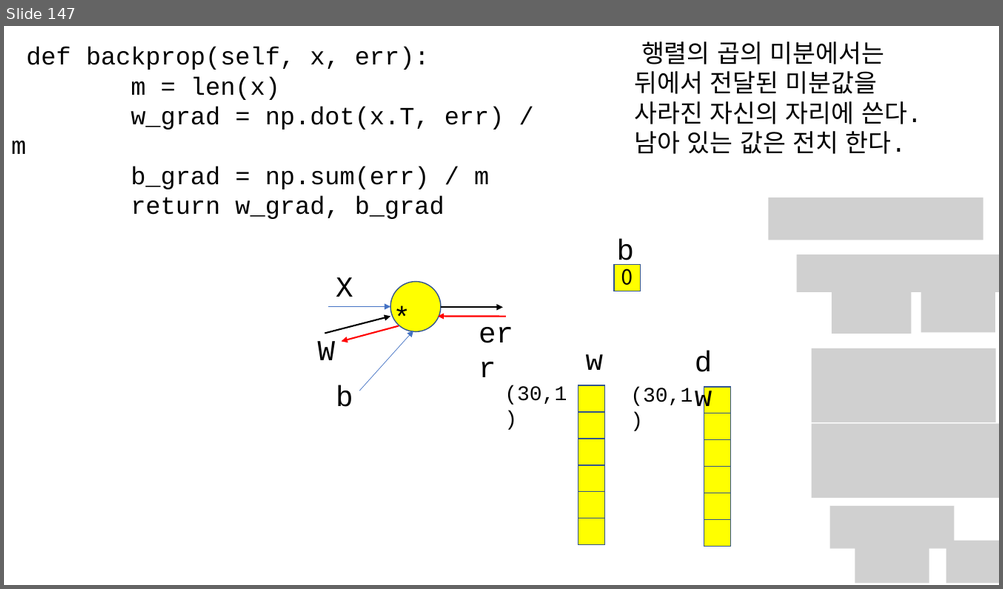
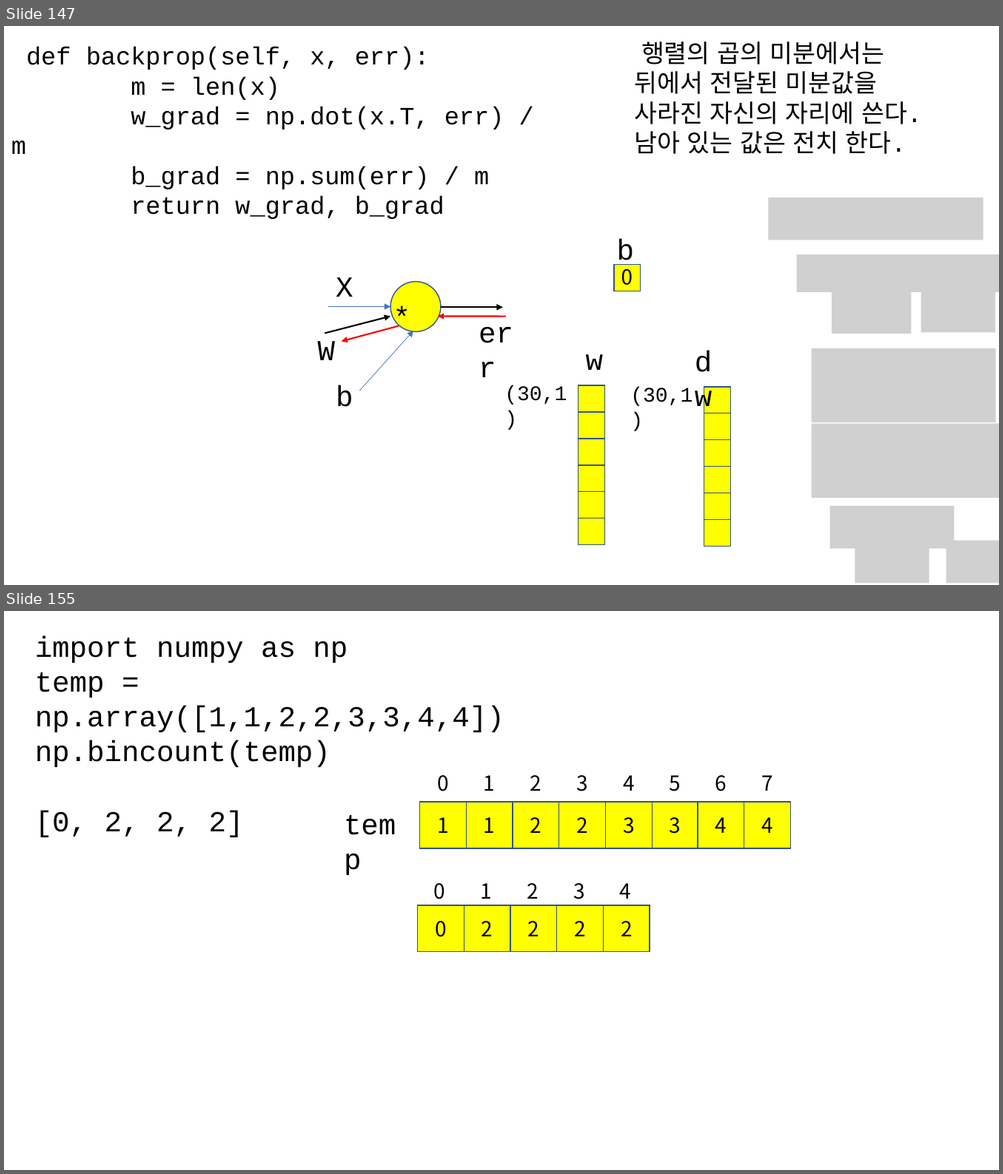
Before and after one commit to kjungmo/SBA2020_dataScience, a slide deck: 데이터분석.pptx. Shown one above the other, each under a label of ours: slide 147 before the commit, slides 147 and 155 after it; the slides between them are not shown. The pictures are 1003x589 and 1003x1174 pixels, drawn with LibreOffice and Linux fonts; fonts in the diff are those of the drawing; grey boxes stand for pictures; background and template pictures are left out. Boxes give left, top, right and bottom in pixels: in the first picture for what was removed or moved away, otherwise in the second. Text is boxed around its words. In the diff, an @@ line names an element or a change of style, - is before the commit and + after.

```diff
--- a/데이터분석.pptx
+++ b/데이터분석.pptx
@@ slide 155 added at (4,611,999,1170), background #FFFFFF @@
@@ text added at (35,636,504,837), 28 pt, text #000000 @@
+import numpy as np
+temp = np.array([1,1,2,2,3,3,4,4])
+np.bincount(temp)
+[0, 2, 2, 2]
@@ text added at (35,672,105,698), 28 pt, text #000000 @@
+temp
@@ text added at (437,775,449,792), 20 pt, text #000000 @@
+0
@@ text added at (484,775,495,791), 20 pt, text #000000 @@
+1
@@ text added at (530,775,542,791), 20 pt, text #000000 @@
+2
@@ text added at (576,775,588,792), 20 pt, text #000000 @@
+3
@@ text added at (623,775,634,791), 20 pt, text #000000 @@
+4
@@ text added at (669,775,681,792), 20 pt, text #000000 @@
+5
@@ text added at (715,775,727,792), 20 pt, text #000000 @@
+6
@@ text added at (761,775,773,791), 20 pt, text #000000 @@
+7
@@ rectangle added at (420,802,466,849), fill #FFFF00, outline #325491 1 pt, 20 pt, text #000000 @@
+1
@@ rectangle added at (466,802,512,849), fill #FFFF00, outline #325491 1 pt, 20 pt, text #000000 @@
+1
@@ rectangle added at (513,802,559,849), fill #FFFF00, outline #325491 1 pt, 20 pt, text #000000 @@
+2
@@ rectangle added at (559,802,606,849), fill #FFFF00, outline #325491 1 pt, 20 pt, text #000000 @@
+2
@@ rectangle added at (606,802,652,849), fill #FFFF00, outline #325491 1 pt, 20 pt, text #000000 @@
+3
@@ rectangle added at (652,802,698,849), fill #FFFF00, outline #325491 1 pt, 20 pt, text #000000 @@
+3
@@ rectangle added at (698,802,744,849), fill #FFFF00, outline #325491 1 pt, 20 pt, text #000000 @@
+4
@@ rectangle added at (744,802,791,849), fill #FFFF00, outline #325491 1 pt, 20 pt, text #000000 @@
+4
@@ text added at (434,883,446,900), 20 pt, text #000000 @@
+0
@@ text added at (481,883,492,899), 20 pt, text #000000 @@
+1
@@ text added at (526,883,538,899), 20 pt, text #000000 @@
+2
@@ text added at (573,883,585,900), 20 pt, text #000000 @@
+3
@@ text added at (620,883,632,899), 20 pt, text #000000 @@
+4
@@ rectangle added at (418,906,464,952), fill #FFFF00, outline #325491 1 pt, 20 pt, text #000000 @@
+0
@@ rectangle added at (464,906,510,952), fill #FFFF00, outline #325491 1 pt, 20 pt, text #000000 @@
+2
@@ rectangle added at (511,906,557,952), fill #FFFF00, outline #325491 1 pt, 20 pt, text #000000 @@
+2
@@ rectangle added at (557,906,603,952), fill #FFFF00, outline #325491 1 pt, 20 pt, text #000000 @@
+2
@@ rectangle added at (603,906,649,952), fill #FFFF00, outline #325491 1 pt, 20 pt, text #000000 @@
+2
```
Also in this commit, not shown: 2 slides changed, 13 other slides added, 3 other files.
